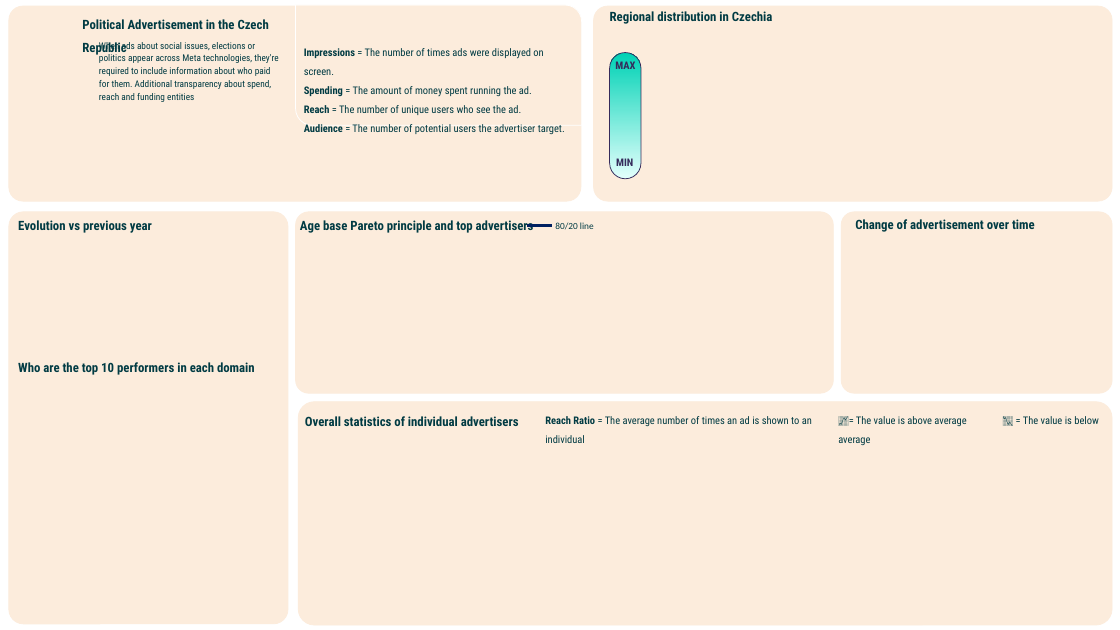
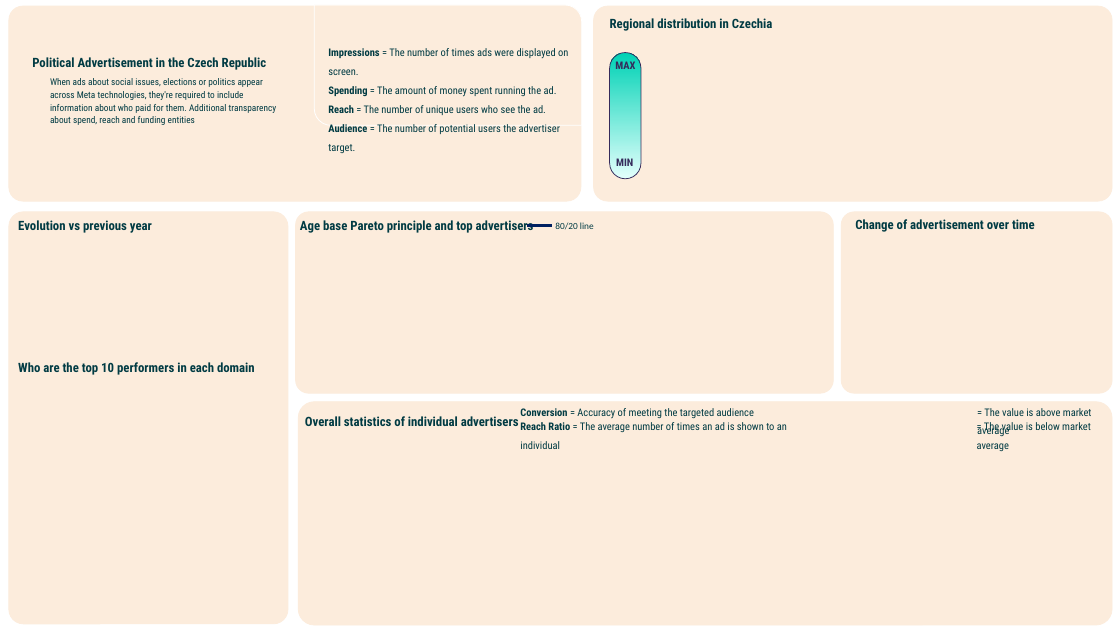
Before and after one commit to Thepilli/political_ads, a slide deck: slide 2 of PBI/bg.pptx. Drawn at 1120x630 pixels with LibreOffice and Linux fonts; fonts in the diff are those of the drawing; background and template pictures are left out. Boxes give left, top, right and bottom in pixels: in the first picture for what was removed or moved away, otherwise in the second. Text is boxed around its words. In the diff, an @@ line names an element or a change of style, - is before the commit and + after.

```diff
--- a/PBI/bg.pptx
+++ b/PBI/bg.pptx
@@ round diag rect: place and size @@
-round diag rect at <box>296,5,582,125</box>
+round diag rect at <box>314,5,582,125</box>
@@ text "Regional distribution in Czechia": place and size @@
-text "Regional distribution in Czechia" at <box>610,11,773,24</box>
+text "Regional distribution in Czechia" at <box>610,18,773,31</box>
@@ snip diag rect "Political Advertisement in the Czech ...": place and size @@
-snip diag rect "Political Advertisement in the Czech ..." at <box>74,3,298,35</box>
+snip diag rect "Political Advertisement in the Czech ..." at <box>24,42,298,73</box>
@@ text "Impressions = The number of ..." rewrapped from <box>304,48,565,134</box> to <box>328,48,568,153</box> @@
@@ snip diag rect "When ads about social issues, ...": place and size @@
-snip diag rect "When ads about social issues, ..." at <box>86,29,293,113</box>
+snip diag rect "When ads about social issues, ..." at <box>40,67,294,120</box>
@@ text "Reach Ratio = The average ...": place and size @@
-text "Reach Ratio = The average ..." at <box>545,416,812,426</box>
+text "Reach Ratio = The average ..." at <box>520,422,787,432</box>
@@ text added at <box>520,408,754,419</box>, 13.5 pt, text #013B43 @@
+Conversion = Accuracy of meeting the targeted audience
@@ text added at <box>977,408,1092,436</box>, 13.5 pt, text #013B43 @@
+= The value is above market average
@@ text at <box>977,422,1091,451</box>: text changed @@
-📈= The value is above average 📉 = The value is below average
+= The value is below market average
```
Also in this commit, not shown: 1 other slide changed, 7 other files.
